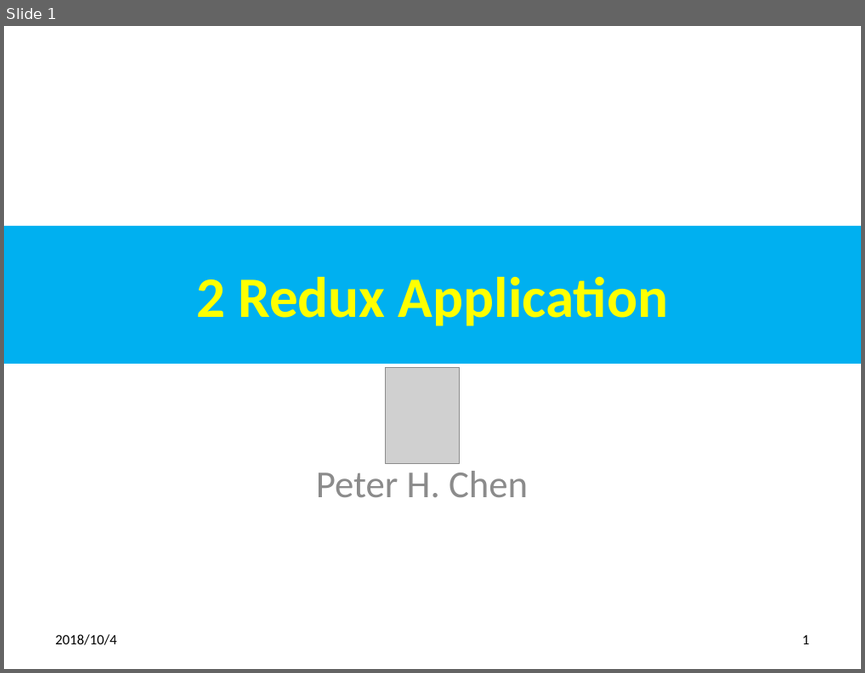
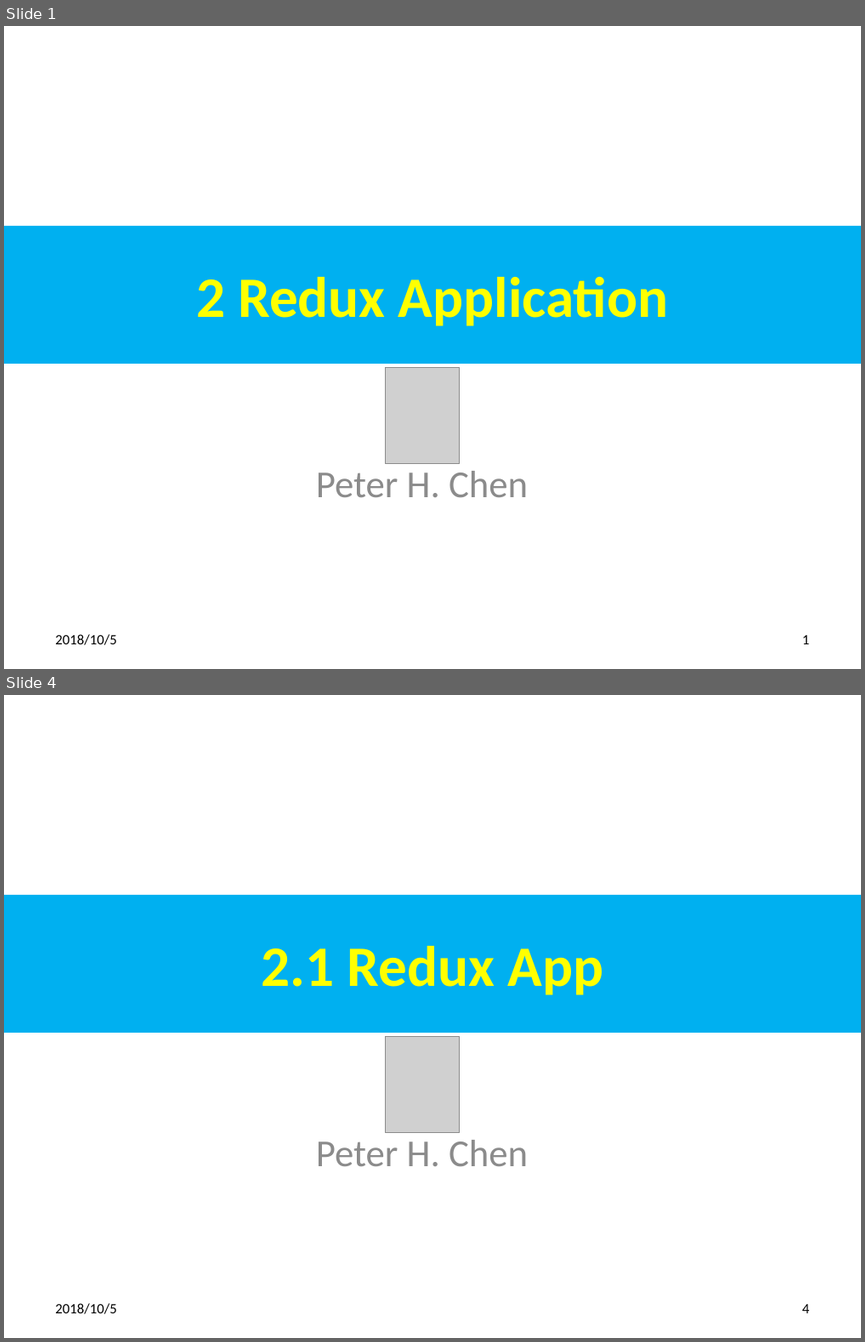
Before and after one commit to peterhchen/redux-code, a slide deck: 15_Ch02_ReduxApp.pptx. Shown one above the other, each under a label of ours: slide 1 before the commit, slides 1 and 4 after it; the slides between them are not shown. The pictures are 865x673 and 865x1342 pixels, drawn with LibreOffice and Linux fonts; fonts in the diff are those of the drawing; grey boxes stand for pictures. Boxes give left, top, right and bottom in pixels: in the first picture for what was removed or moved away, otherwise in the second. Text is boxed around its words. In the diff, an @@ line names an element or a change of style, - is before the commit and + after.

```diff
--- a/15_Ch02_ReduxApp.pptx
+++ b/15_Ch02_ReduxApp.pptx
@@ slide 4 added at bbox=[4, 695, 861, 1338], background #FFFFFF @@
@@ title added at bbox=[4, 895, 861, 1032], fill #00B0F0, 48 pt, text #FFFF00, bold @@
+2.1 Redux App
@@ picture added at bbox=[386, 1037, 460, 1133] @@
@@ subtitle added at bbox=[316, 1140, 528, 1166], 32 pt, text #8C8C8C @@
+Peter H. Chen
@@ text added at bbox=[55, 1303, 116, 1314], 12 pt, text #000000 @@
+2018/10/5
@@ page number added at bbox=[802, 1304, 809, 1313], 12 pt, text #000000 @@
+4
@@ slide 1 changed as well @@
@@ text at bbox=[55, 634, 116, 645]: text changed @@
-2018/10/4
+2018/10/5
```
Also in this commit, not shown: 3 other slides changed, 12 other slides added.
